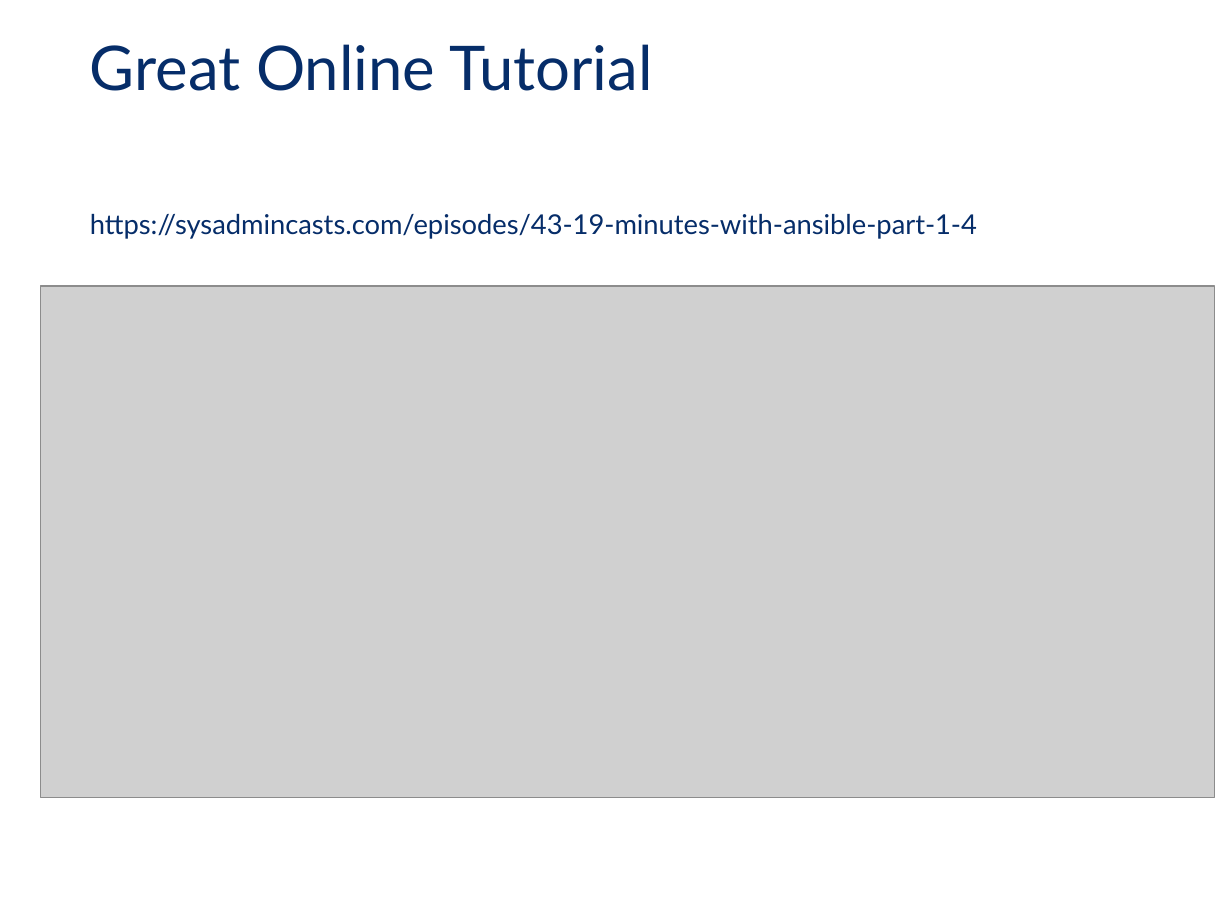
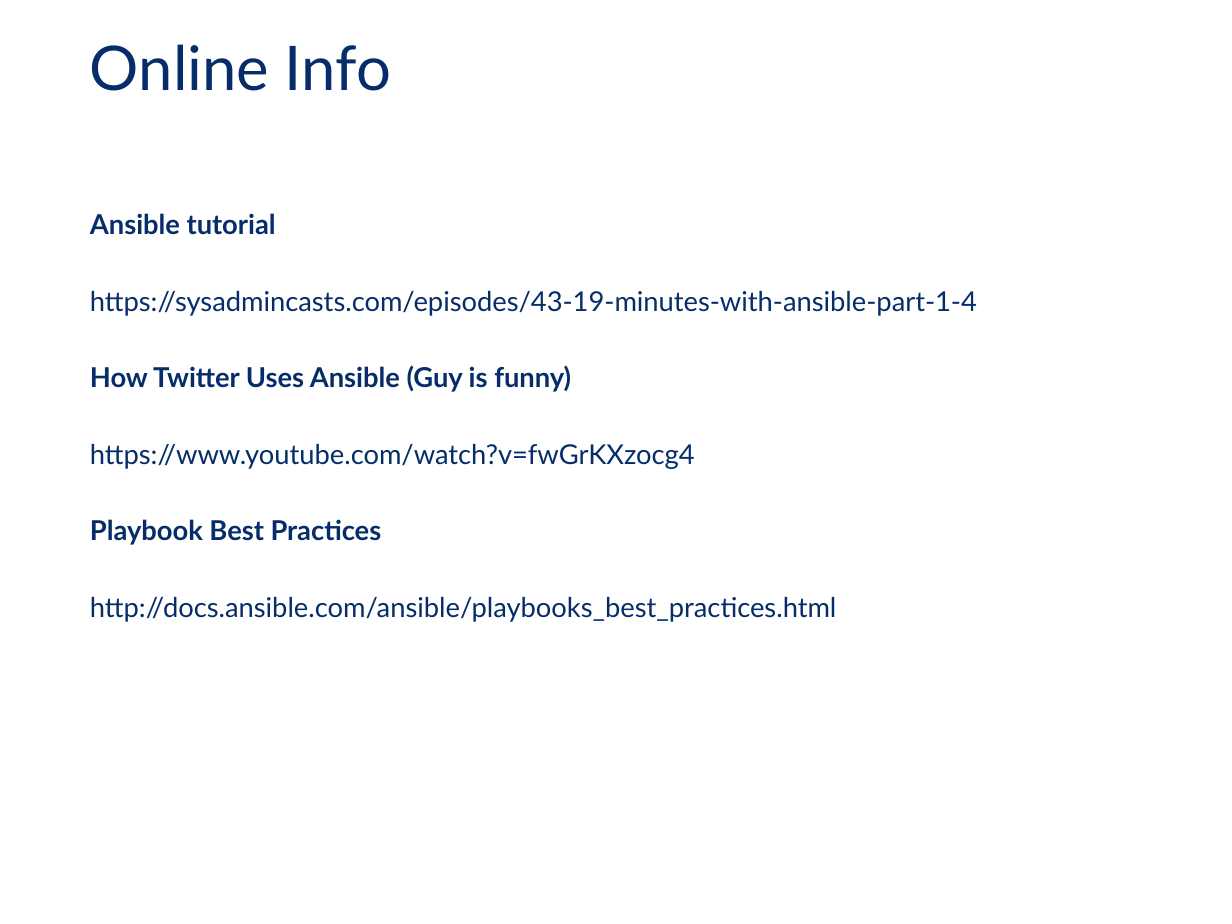
Before and after one commit to sarlindo/ansibledemo, a slide deck: slide 15 of TMX_Ansible_KnowledgeSharing.pptx (slide 11 before the commit). Drawn at 1232x924 pixels with LibreOffice and Linux fonts; fonts in the diff are those of the drawing; grey boxes stand for pictures; background and template pictures are left out. Boxes give left, top, right and bottom in pixels: in the first picture for what was removed or moved away, otherwise in the second. Text is boxed around its words. In the diff, an @@ line names an element or a change of style, - is before the commit and + after.

```diff
--- a/TMX_Ansible_KnowledgeSharing.pptx
+++ b/TMX_Ansible_KnowledgeSharing.pptx
@@ title at box(90, 44, 391, 91): text changed @@
-Great Online Tutorial
+Online Info
@@ text at box(90, 213, 276, 235): paragraph added @@
+Ansible tutorial
@@ picture removed at box(41, 286, 1215, 797) @@
@@ text at box(90, 365, 836, 622): paragraphs added @@
+How Twitter Uses Ansible (Guy is funny)
+https://www.youtube.com/watch?v=fwGrKXzocg4
+Playbook Best Practices
+http://docs.ansible.com/ansible/playbooks_best_practices.html
```
Also in this commit, not shown: 4 other slides changed, 5 slides added, 1 slide removed.
